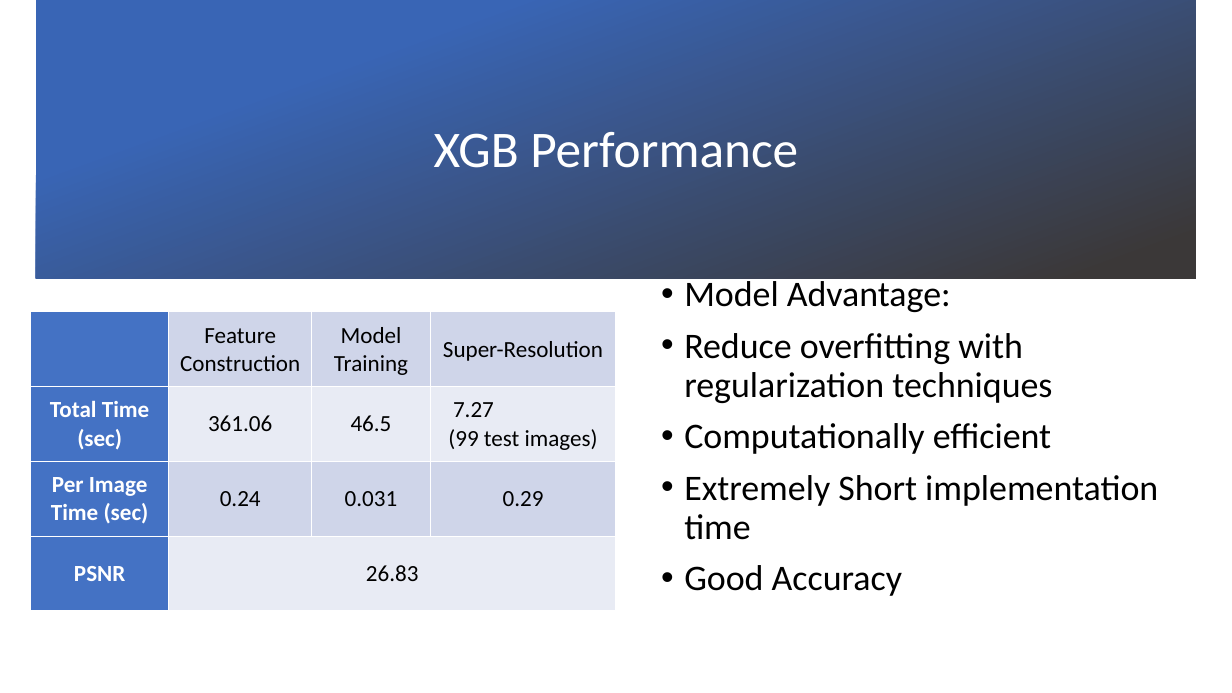
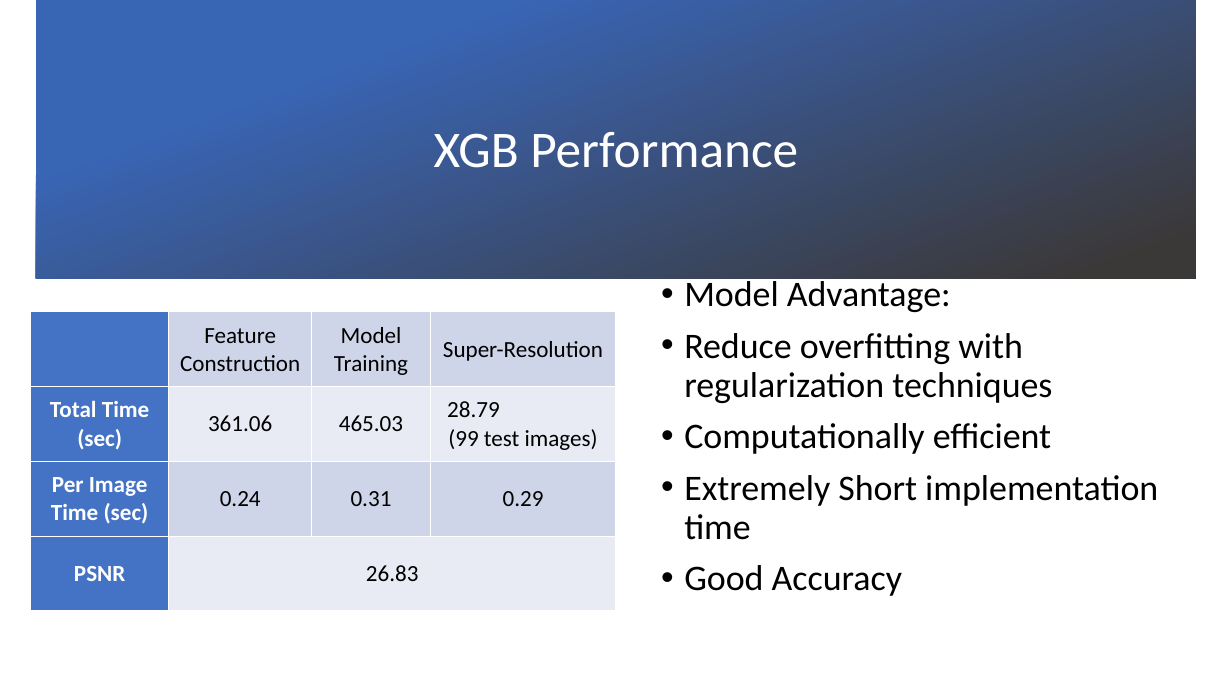
Before and after one commit to TZstatsADS/Spring2019-Proj3-grp11, a slide deck: slide 8 of doc/Presentation/PPT Yiyang Zeng.pptx. Drawn at 1232x693 pixels with LibreOffice and Linux fonts; fonts in the diff are those of the drawing; background and template pictures are left out. Boxes give left, top, right and bottom in pixels: in the first picture for what was removed or moved away, otherwise in the second. Text is boxed around its words. In the diff, an @@ line names an element or a change of style, - is before the commit and + after.

Commit message:
ppt

```diff
--- a/doc/Presentation/PPT Yiyang Zeng.pptx
+++ b/doc/Presentation/PPT Yiyang Zeng.pptx
@@ table at box(30, 312, 616, 612) @@
-row 2, column 3: 46.5
+row 2, column 3: 465.03
-row 2, column 4: 7.27 (99 test images)
+row 2, column 4: 28.79 (99 test images)
-row 3, column 3: 0.031
+row 3, column 3: 0.31
```
Also in this commit, not shown: 1 other slide changed.
